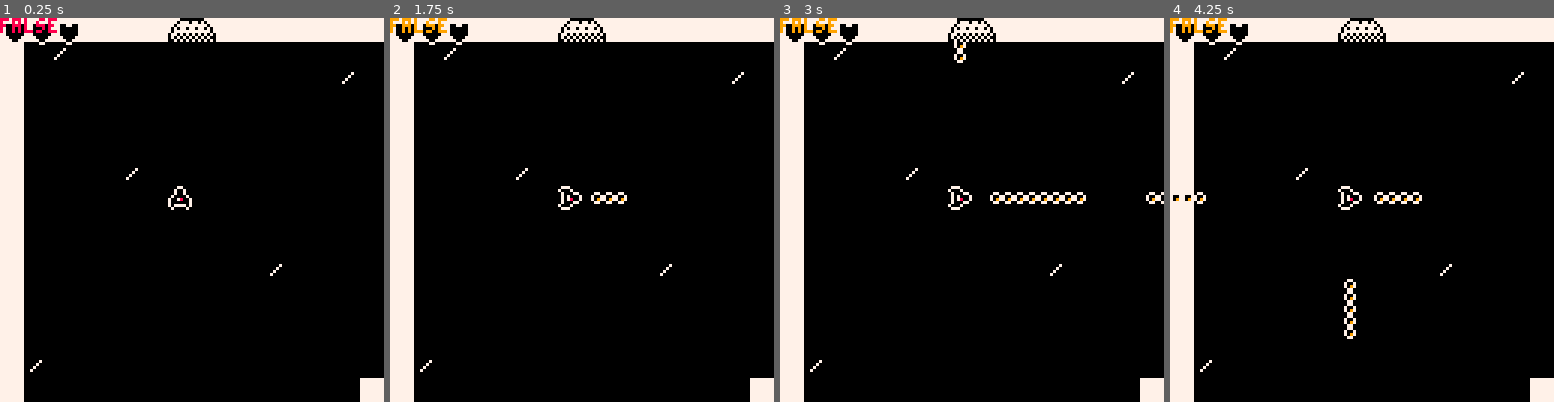
Above: before the commit, frames 1-4 (left to right).
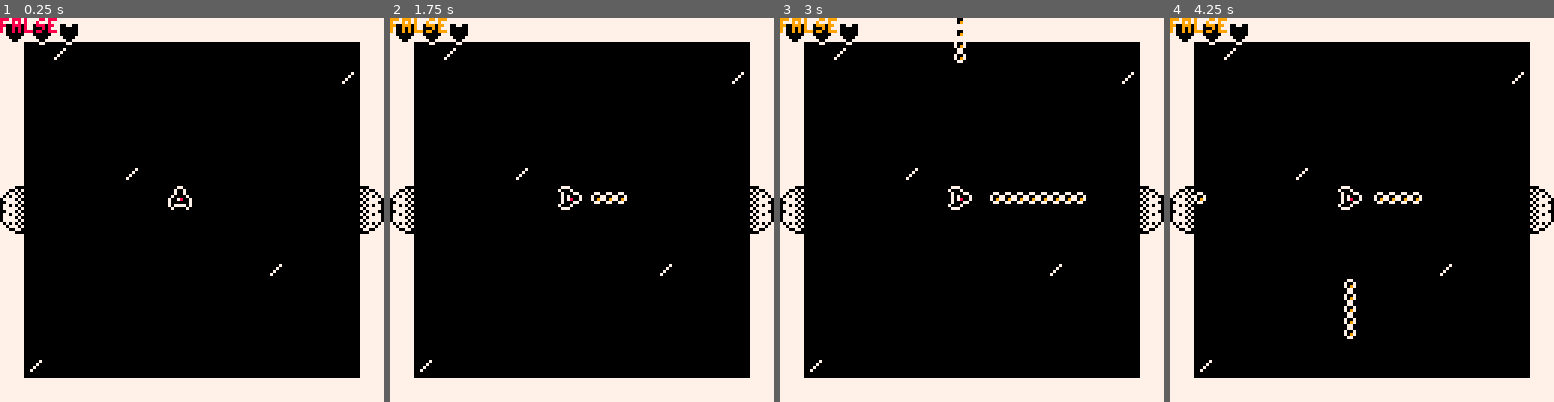
Above: after the commit, the same moments.

Repository: dresseswithpockets/bitjam3
Game: PICO-8 cartridge game.p8
The game is run twice, just before and just after one commit, with the same random seed, the same clock (stepped at 60 frames per second) and the same inputs.
Inputs:
- Up to frame 1 (0.25 s): no input
- Up to frame 2 (1.75 s): tap X (X key) at 0.33, 1.07 s; tap O (Z key) at 0.7, 1.7 s; hold Right from 1.6 s (still down)
- Up to frame 3 (3 s): tap X (X key) at 1.85, 2.97 s; release Right at 2.1 s; tap O (Z key) at 2.1, 2.5, 2.9 s; hold Up 2.15-2.42 s; hold Right from 2.47 s (still down)
- Up to frame 4 (4.25 s): release Right at 3.03 s; hold Left 3.08-3.58 s; tap O (Z key) at 3.3, 3.7, 4.1 s; hold Down 3.63-3.97 s; hold Right from 4.02 s (still down); tap X (X key) at 4.08 s

The runs differ from the first frame. In frame 1, 11% of the frame differs, in the area x 0-100%, y 0-100%; in frame 2, 11%; in frame 3, 11%; in frame 4, 11%.

Commit message:
create 2 unique floor plans

Diff:
--- a/game.p8
+++ b/game.p8
@@ -597,8 +597,7 @@
 end
 
 function room_long()
- map()
- --map(0, 16, 0, 0, 32, 16)
+ map(0, 16, 0, 0, 32, 16)
 end
 
 function coord_long(x,y)
@@ -777,67 +776,129 @@
 d_left=2
 d_right=3
 
-fp_1_43={
+fp_1_12={
  t=room_types.square,
  links={
-  {
-   dcx=0,dcy=0,
-   dir=d_left,
-   -- target room coords
-   trx=3,try=3,
-   -- target cell coords
-   tcx=1,tcy=0,
-  },
- }
-}
-
-fp_1_33={
- t=room_types.corner_nw,
- links={
-  {
-   dcx=0,dcy=0,
-   dir=d_up,
-   -- target room coords
-   trx=3,try=2,
-   -- target cell coords
-   tcx=0,tcy=0,
-  },
-  {
-   dcx=1,dcy=0,
-   dir=d_right,
-   -- target room coords
-   trx=4,try=3,
-   -- target cell coords
-   tcx=0,tcy=0,
-  },
- }
-}
-
+   {dcx=0,dcy=0,dir=d_down,trx=1,try=3,tcx=0,tcy=0,},
+ },
+}
 fp_1_32={
  t=room_types.square,
  links={
-  {
-   dcx=0,dcy=0,
-   dir=d_down,
-   -- target room coords
-   trx=3,try=3,
-   -- target cell coords
-   tcx=0,tcy=0,
-  },
- }
-}
-
--- col-major ([x][y])
+   {dcx=0,dcy=0,dir=d_right,trx=4,try=2,tcx=0,tcy=0,},
+ },
+}
+fp_1_42={
+ t=room_types.corner_nw,
+ links={
+   {dcx=0,dcy=0,dir=d_left,trx=3,try=2,tcx=0,tcy=0,},
+   {dcx=0,dcy=1,dir=d_down,trx=4,try=4,tcx=0,tcy=0,},
+   {dcx=0,dcy=1,dir=d_left,trx=3,try=3,tcx=0,tcy=0,},
+ },
+}
+fp_1_13={
+ t=room_types.long,
+ links={
+   {dcx=0,dcy=0,dir=d_down,trx=1,try=4,tcx=0,tcy=0,},
+   {dcx=0,dcy=0,dir=d_up,trx=1,try=2,tcx=0,tcy=0,},
+   {dcx=1,dcy=0,dir=d_right,trx=3,try=3,tcx=0,tcy=0,},
+ },
+}
+fp_1_33={
+ t=room_types.square,
+ links={
+   {dcx=0,dcy=0,dir=d_left,trx=1,try=3,tcx=1,tcy=0,},
+   {dcx=0,dcy=0,dir=d_right,trx=4,try=2,tcx=0,tcy=1,},
+ },
+}
+fp_1_14={
+ t=room_types.square,
+ links={
+   {dcx=0,dcy=0,dir=d_up,trx=1,try=3,tcx=0,tcy=0,},
+   {dcx=0,dcy=0,dir=d_down,trx=1,try=5,tcx=0,tcy=0,},
+ },
+}
+fp_1_44={
+ t=room_types.square,
+ links={
+   {dcx=0,dcy=0,dir=d_up,trx=4,try=2,tcx=0,tcy=1,},
+ },
+}
+fp_1_15={
+ t=room_types.square,
+ links={
+   {dcx=0,dcy=0,dir=d_up,trx=1,try=4,tcx=0,tcy=0,},
+ },
+}
 fp_1={
- {{},{},{},{},{}},
- {{},{},{},{},{}},
- {{},fp_1_32,fp_1_33,{},{}},
- {{},{},fp_1_43,{},{}},
- {{},{},{},{},{}},
-}
+ {{},fp_1_12,fp_1_13,fp_1_14,fp_1_15,},
+ {{},{},{},{},{},},
+ {{},fp_1_32,fp_1_33,{},{},},
+ {{},fp_1_42,{},fp_1_44,{},},
+ {{},{},{},{},{},},
+}
+
+
+
+fp_2_21={
+ t=room_types.square,
+ links={
+   {dcx=0,dcy=0,dir=d_down,trx=2,try=2,tcx=0,tcy=0,},
+   {dcx=0,dcy=0,dir=d_right,trx=3,try=1,tcx=0,tcy=0,},
+ },
+}
+fp_2_31={
+ t=room_types.square,
+ links={
+   {dcx=0,dcy=0,dir=d_left,trx=2,try=1,tcx=0,tcy=0,},
+ },
+}
+fp_2_22={
+ t=room_types.tall,
+ links={
+   {dcx=0,dcy=0,dir=d_up,trx=2,try=1,tcx=0,tcy=0,},
+   {dcx=0,dcy=1,dir=d_right,trx=3,try=3,tcx=0,tcy=0,},
+ },
+}
+fp_2_33={
+ t=room_types.square,
+ links={
+   {dcx=0,dcy=0,dir=d_left,trx=2,try=2,tcx=0,tcy=1,},
+   {dcx=0,dcy=0,dir=d_down,trx=3,try=4,tcx=0,tcy=0,},
+ },
+}
+fp_2_34={
+ t=room_types.long,
+ links={
+   {dcx=0,dcy=0,dir=d_down,trx=3,try=5,tcx=0,tcy=0,},
+   {dcx=0,dcy=0,dir=d_up,trx=3,try=3,tcx=0,tcy=0,},
+   {dcx=1,dcy=0,dir=d_right,trx=5,try=4,tcx=0,tcy=0,},
+ },
+}
+fp_2_54={
+ t=room_types.square,
+ links={
+   {dcx=0,dcy=0,dir=d_left,trx=3,try=4,tcx=1,tcy=0,},
+ },
+}
+fp_2_35={
+ t=room_types.square,
+ links={
+   {dcx=0,dcy=0,dir=d_up,trx=3,try=4,tcx=0,tcy=0,},
+ },
+}
+fp_2={
+ {{},{},{},{},{},},
+ {fp_2_21,fp_2_22,{},{},{},},
+ {fp_2_31,{},fp_2_33,fp_2_34,fp_2_35,},
+ {{},{},{},{},{},},
+ {{},{},{},fp_2_54,{},},
+}
+
 
 floor_plans={
- fp_1
+ fp_1,
+ fp_2
 }
 
 function precalc_doors()
Not shown, changed: todo
